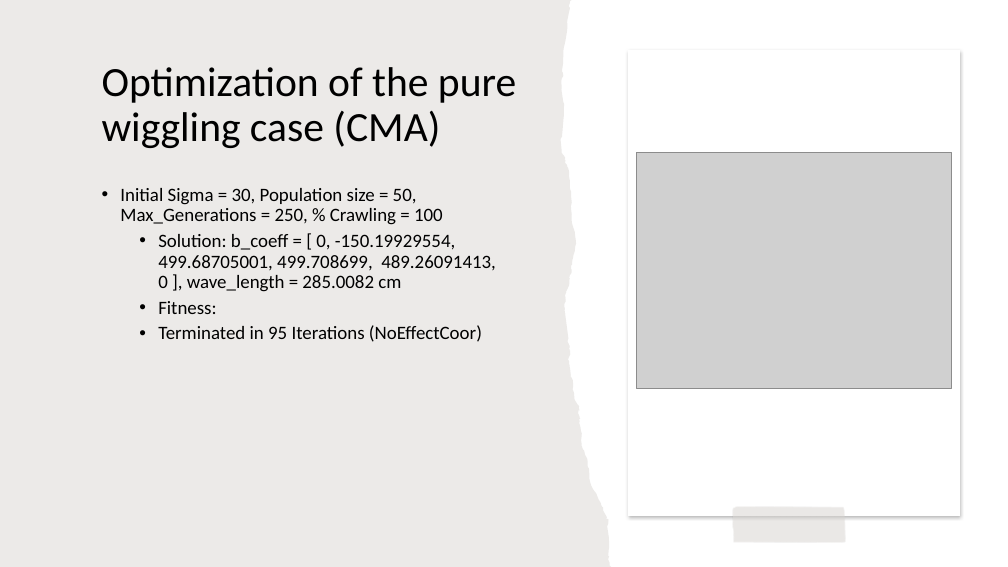
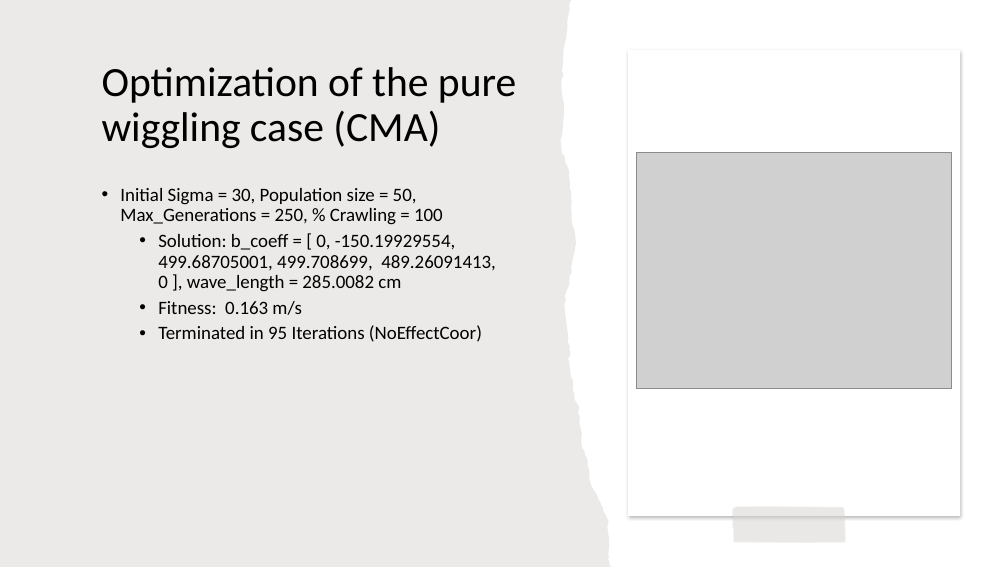
Before and after one commit to Raymond1415926/Slithering-Wiggling-Snake, a slide deck: slide 8 of Optimizing Gait.pptx. Drawn at 1008x567 pixels with LibreOffice and Linux fonts; fonts in the diff are those of the drawing; grey boxes stand for pictures. Boxes give left, top, right and bottom in pixels: in the first picture for what was removed or moved away, otherwise in the second. Text is boxed around its words. In the diff, an @@ line names an element or a change of style, - is before the commit and + after.

Commit message:
updated the ppt

```diff
--- a/Optimizing Gait.pptx
+++ b/Optimizing Gait.pptx
@@ text at box(158, 301, 301, 315): text changed @@
-  • Fitness:
+  • Fitness: 0.163 m/s
```
Also in this commit, not shown: 4 other slides changed, 2 other files.
